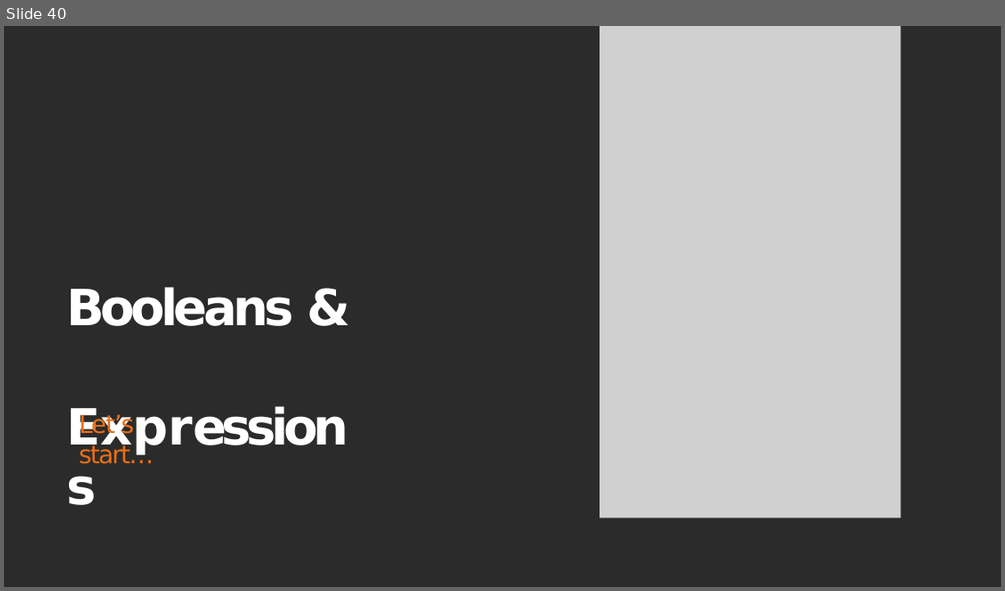
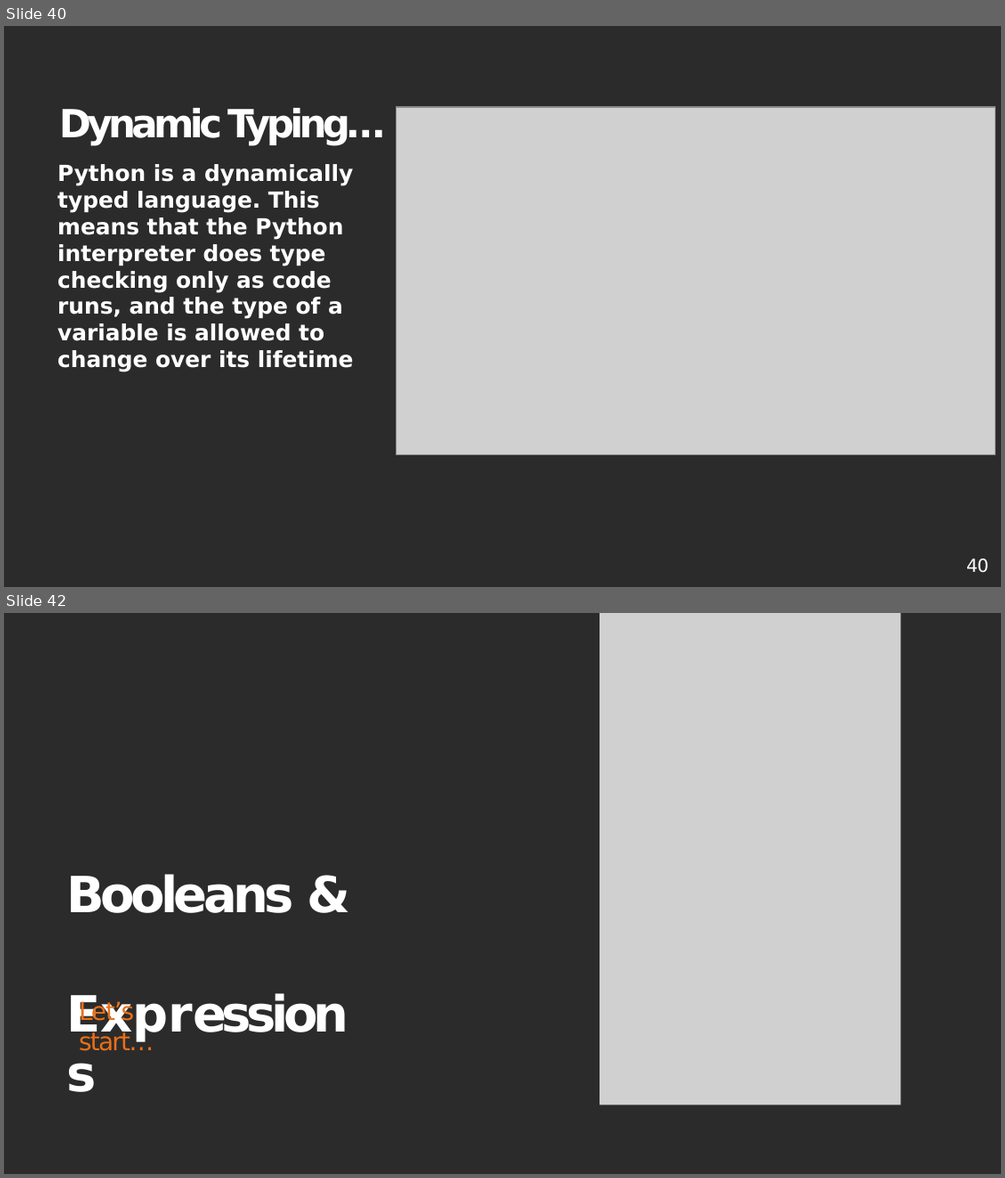
Before and after one commit to deepak404found/newkilo-Python-classes, a slide deck: notes/1. Introduction To python (1)-converted.pptx. Shown one above the other, each under a label of ours: slide 40 before the commit, slides 40 and 42 after it; the slides between them are not shown. The pictures are 1005x591 and 1005x1178 pixels, drawn with LibreOffice and Linux fonts; fonts in the diff are those of the drawing; grey boxes stand for pictures; background and template pictures are left out; a plain dark background stands for a picture behind light text. Boxes give left, top, right and bottom in pixels: in the first picture for what was removed or moved away, otherwise in the second. Text is boxed around its words. In the diff, an @@ line names an element or a change of style, - is before the commit and + after.

```diff
--- a/notes/1. Introduction To python (1)-converted.pptx
+++ b/notes/1. Introduction To python (1)-converted.pptx
@@ slide 40 added at [4,26,1001,587], background picture (left out) @@
@@ title added at [59,108,385,146], 28 pt, text #FFFFFF, bold @@
+Dynamic Typing…
@@ picture added at [396,107,995,455] @@
@@ text added at [57,164,354,372], 16 pt, text #FFFFFF, bold @@
+Python is a dynamically typed language. This means that the Python interpreter does type checking only as code runs, and the type of a variable is allowed to change over its lifetime
@@ page number added at [966,558,988,572], 13 pt, text #FFFFFF @@
+40
@@ what was slide 40 is now slide 42 @@
```
Also in this commit, not shown: 2 other slides added, 3 other files.
